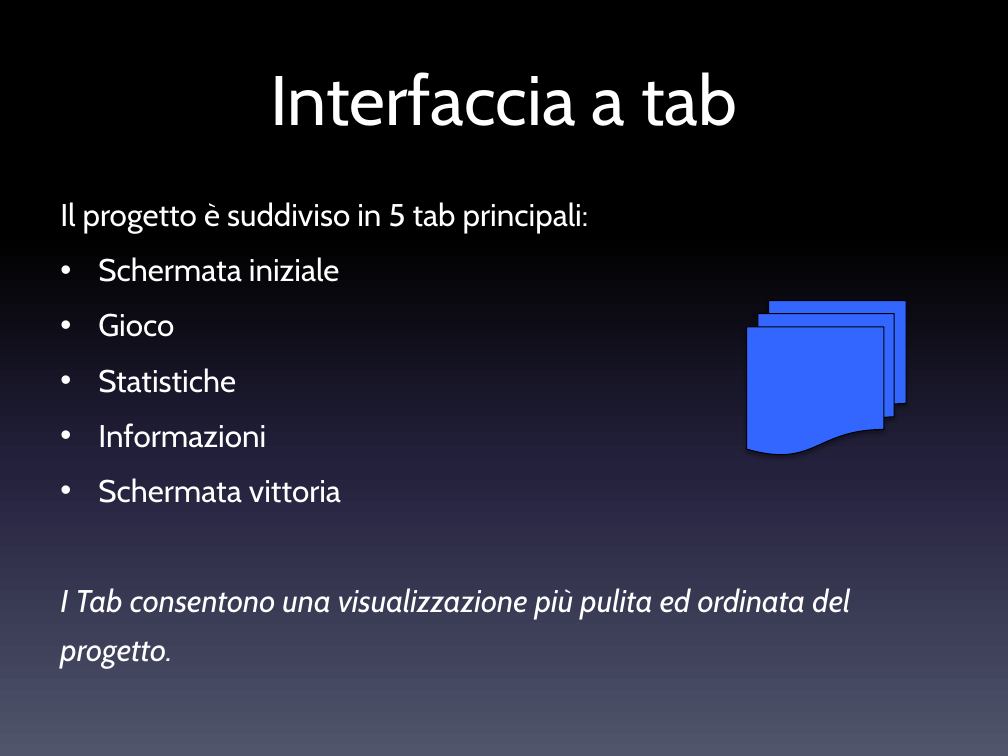
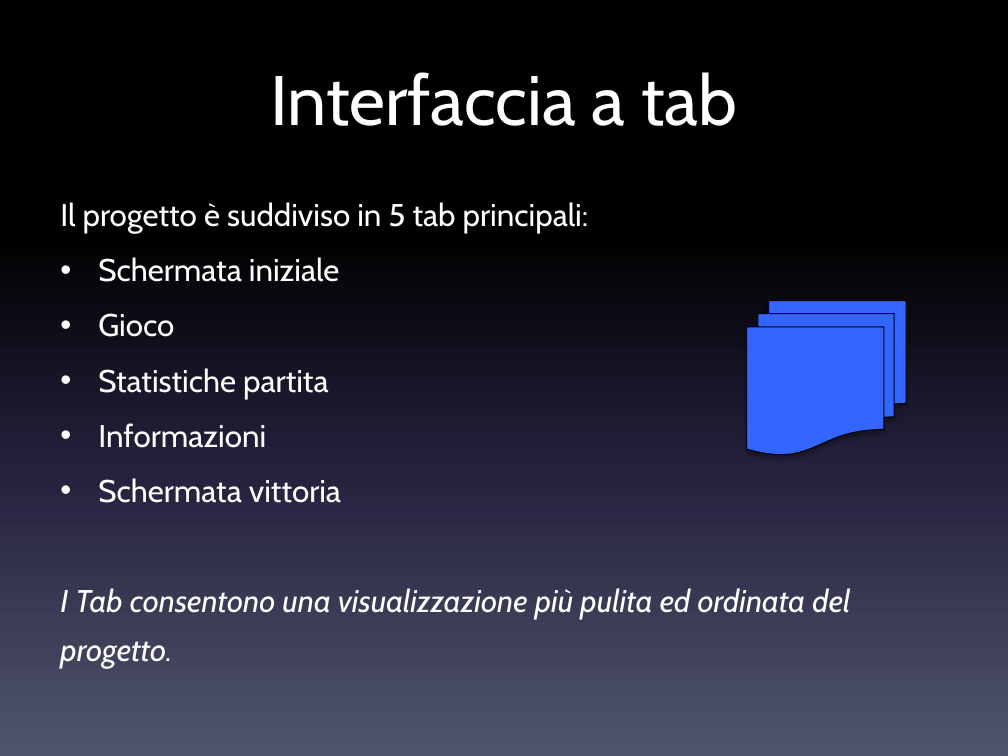
Before and after one commit to danielegenta/ProjectTPSI_Spider, a slide deck: slide 3 of Presentazione_Spider.pptx. Drawn at 1008x756 pixels with LibreOffice and Linux fonts; fonts in the diff are those of the drawing. Boxes give left, top, right and bottom in pixels: in the first picture for what was removed or moved away, otherwise in the second. Text is boxed around its words. In the diff, an @@ line names an element or a change of style, - is before the commit and + after.

```diff
--- a/Presentazione_Spider.pptx
+++ b/Presentazione_Spider.pptx
@@ text at <box>98,368,328,399</box>: text changed @@
-• Statistiche
+• Statistiche partita
```
Also in this commit, not shown: 9 other slides changed, 8 other files.
